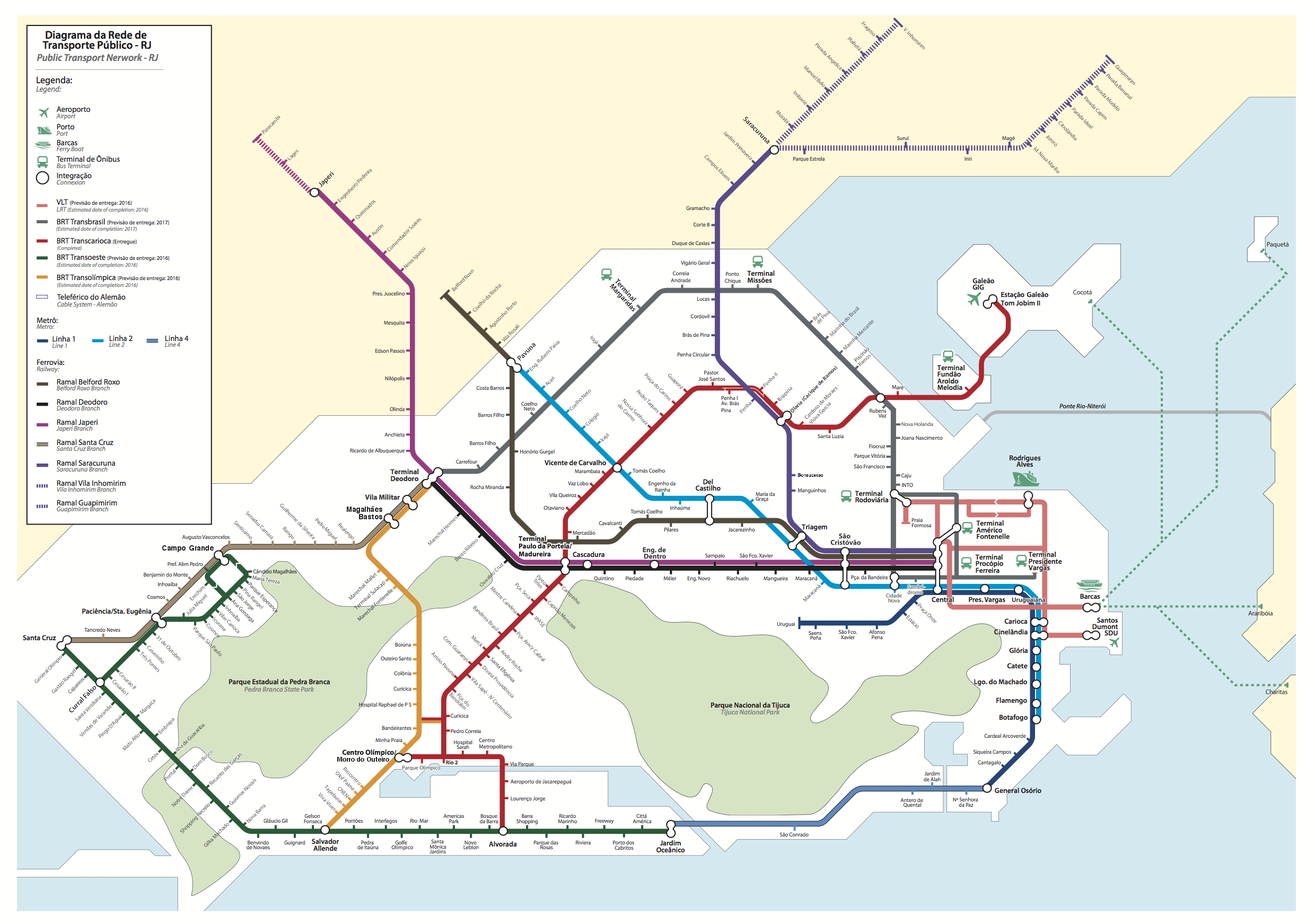
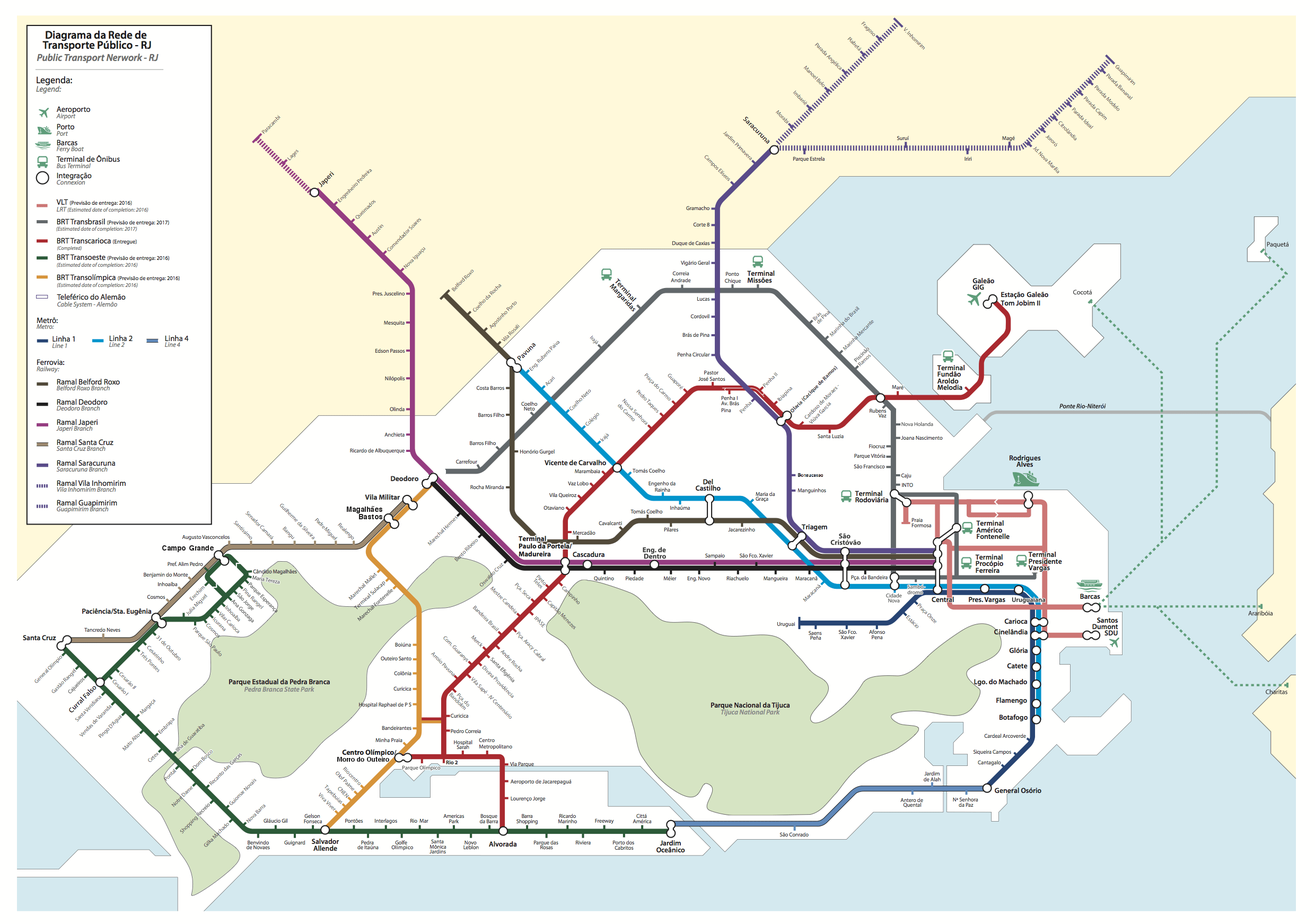
The second 1315 x 924 image is a revision of the first. Changes to its layers:
added layer "Transolímpica-Deodoro" above "Campo Grande" over [390, 466, 447, 499]
